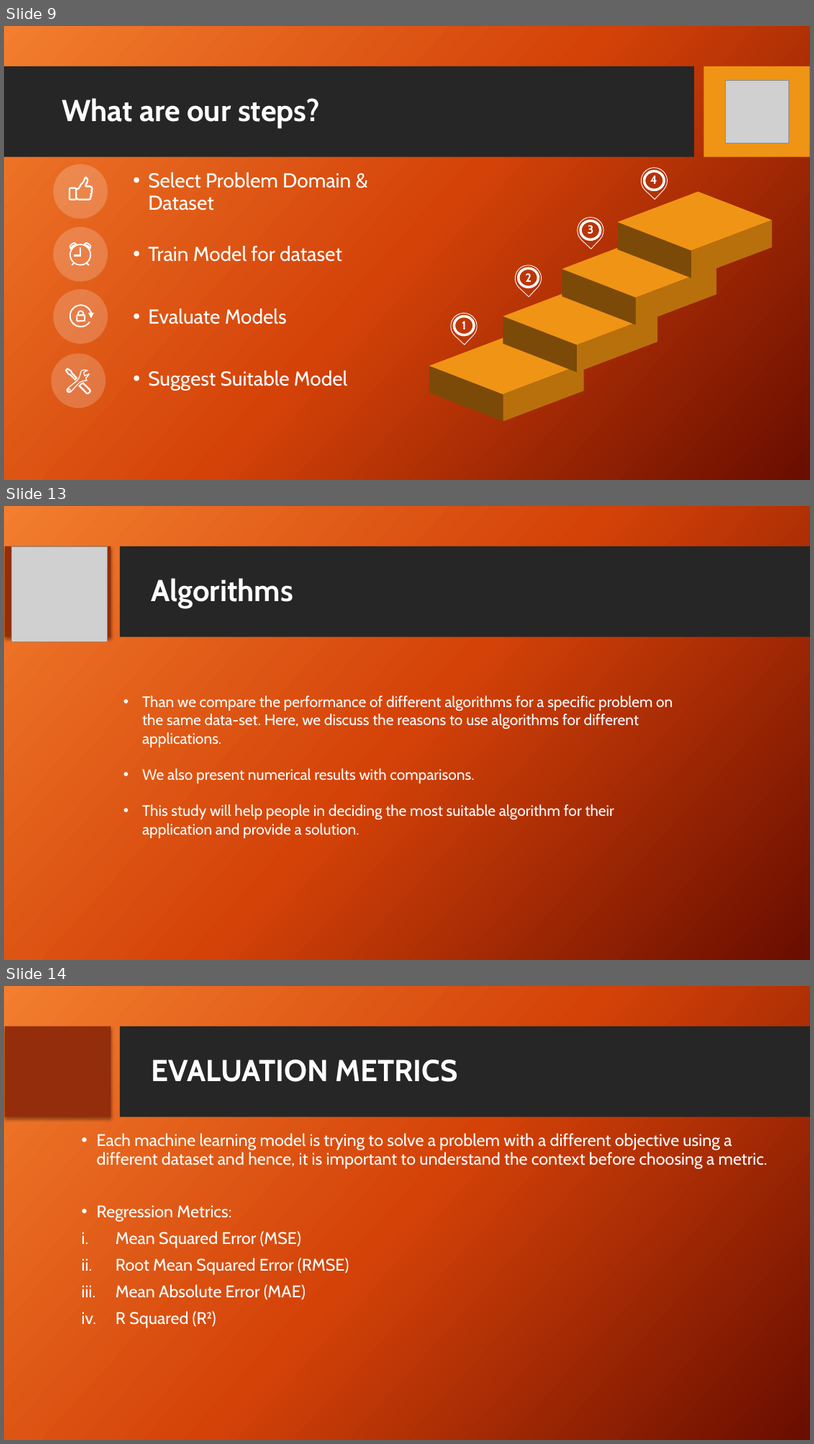
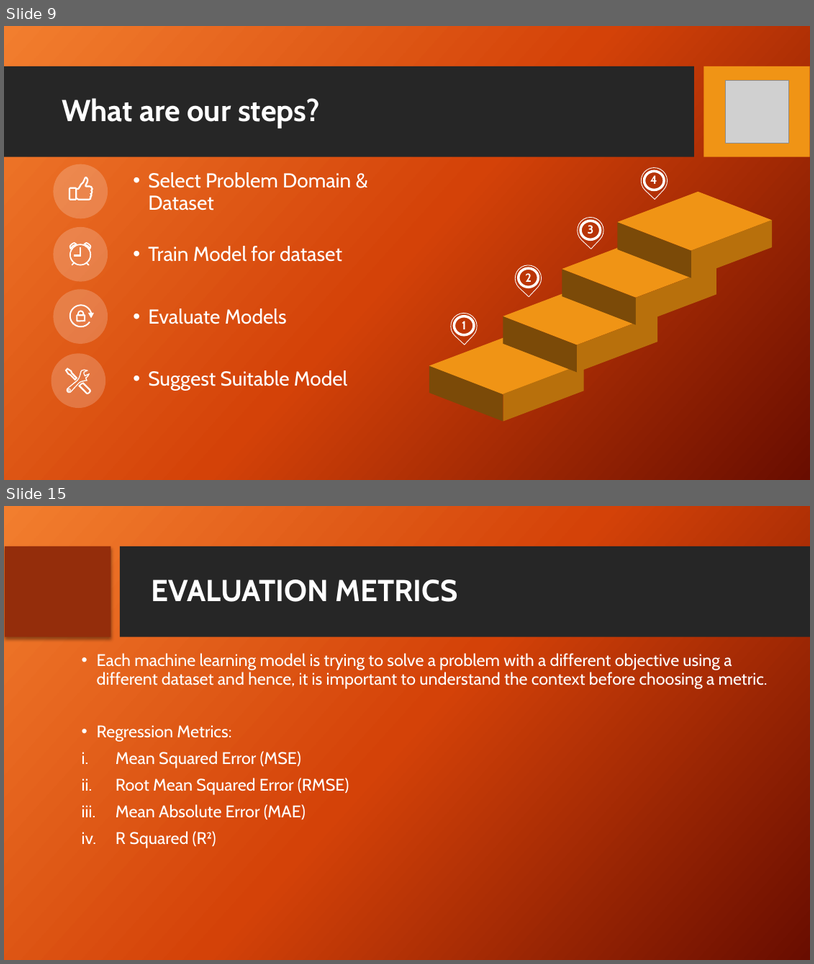
Before and after one commit to ItProject1920/data-science-project, a slide deck: Project Review FINAL.pptx. Shown one above the other, each under a label of ours: slides 9, 13 and 14 before the commit, slides 9 and 15 after it; the slides between them are not shown. The pictures are 814x1444 and 814x964 pixels, drawn with LibreOffice and Linux fonts; fonts in the diff are those of the drawing; grey boxes stand for pictures; background and template pictures are left out. Boxes give left, top, right and bottom in pixels: in the first picture for what was removed or moved away, otherwise in the second. Text is boxed around its words. In the diff, an @@ line names an element or a change of style, - is before the commit and + after.

```diff
--- a/Project Review FINAL.pptx
+++ b/Project Review FINAL.pptx
@@ slide 13 removed at [4,506,810,960], background picture (left out); not listed: 2 template elements that a slide beside it also shows @@
@@ picture removed at [12,546,107,641] @@
@@ title removed at [152,578,293,608] @@
-Algorithms
@@ text removed at [142,695,673,838] @@
-• Than we compare the performance of different algorithms for a specific problem on the same data-set. Here, we discuss the reasons to use algorithms for different applications.
-• We also present numerical results with comparisons.
-• This study will help people in deciding the most suitable algorithm for their application and provide a solution.
@@ what was slide 14 is now slide 15 @@
```
Also in this commit, not shown: 11 slides changed, 2 slides added.
